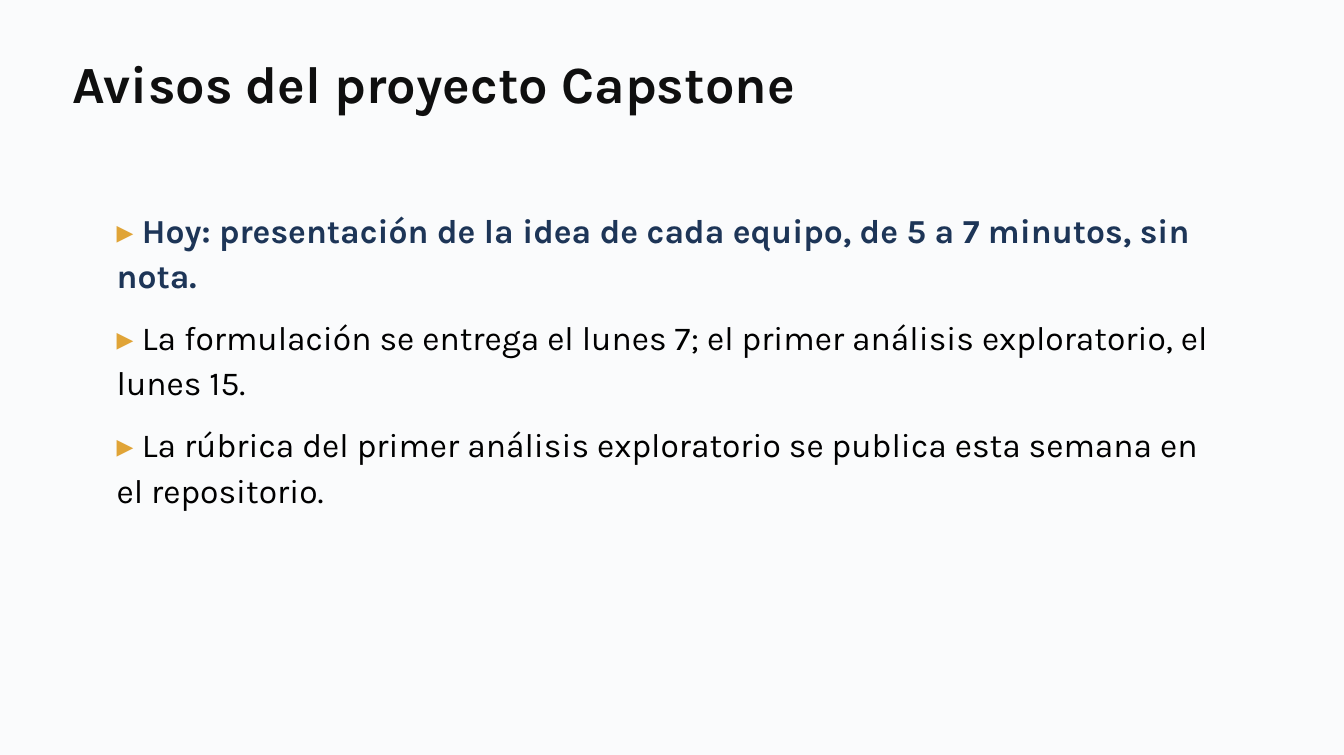
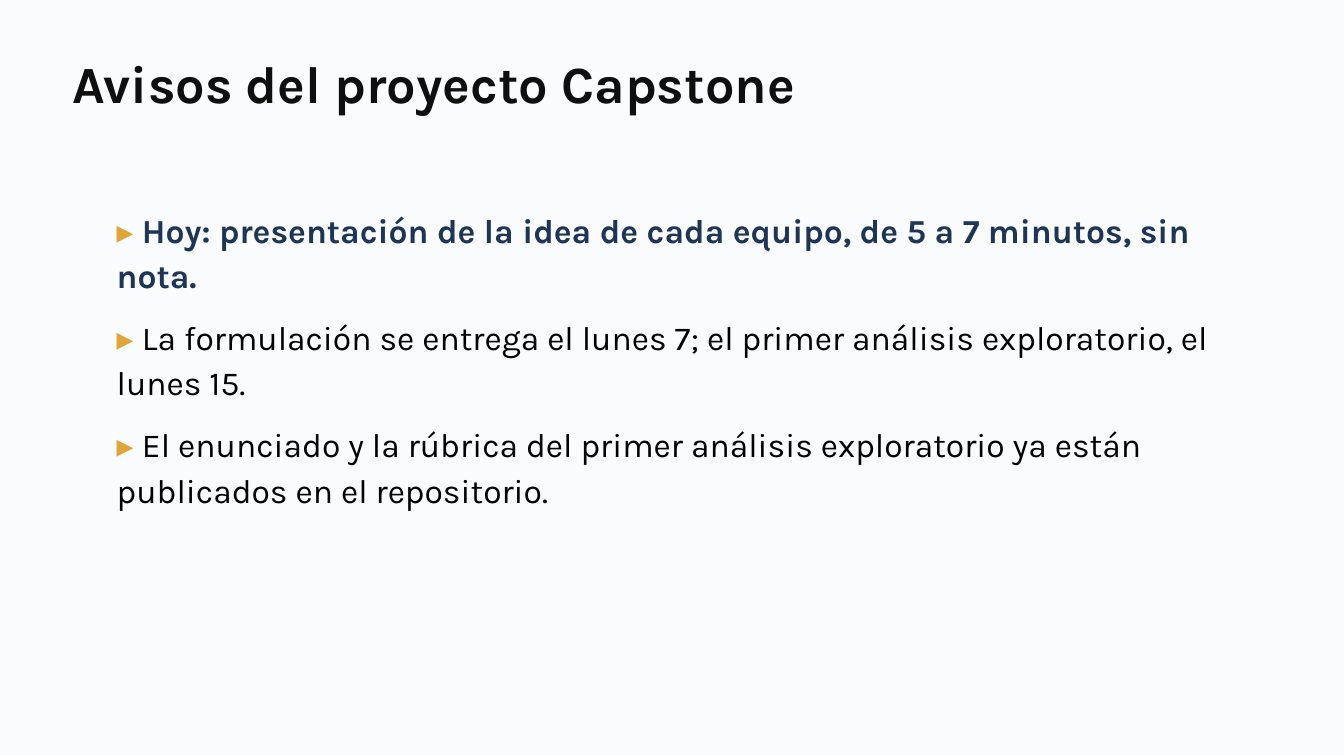
Before and after one commit to daniopitz/diplomado-cdd, a slide deck: slide 3 of presentaciones/clase04_regresion_multiple.pptx. Drawn at 1344x755 pixels with LibreOffice and Linux fonts; fonts in the diff are those of the drawing. Boxes give left, top, right and bottom in pixels: in the first picture for what was removed or moved away, otherwise in the second. Text is boxed around its words. In the diff, an @@ line names an element or a change of style, - is before the commit and + after.

```diff
--- a/presentaciones/clase04_regresion_multiple.pptx
+++ b/presentaciones/clase04_regresion_multiple.pptx
@@ text at (x1=117, y1=431, x2=1141, y2=511): text changed @@
-▸ La rúbrica del primer análisis exploratorio se publica esta semana en el repositorio.
+▸ El enunciado y la rúbrica del primer análisis exploratorio ya están publicados en el repositorio.
```
Also in this commit, not shown: 7 other files.
